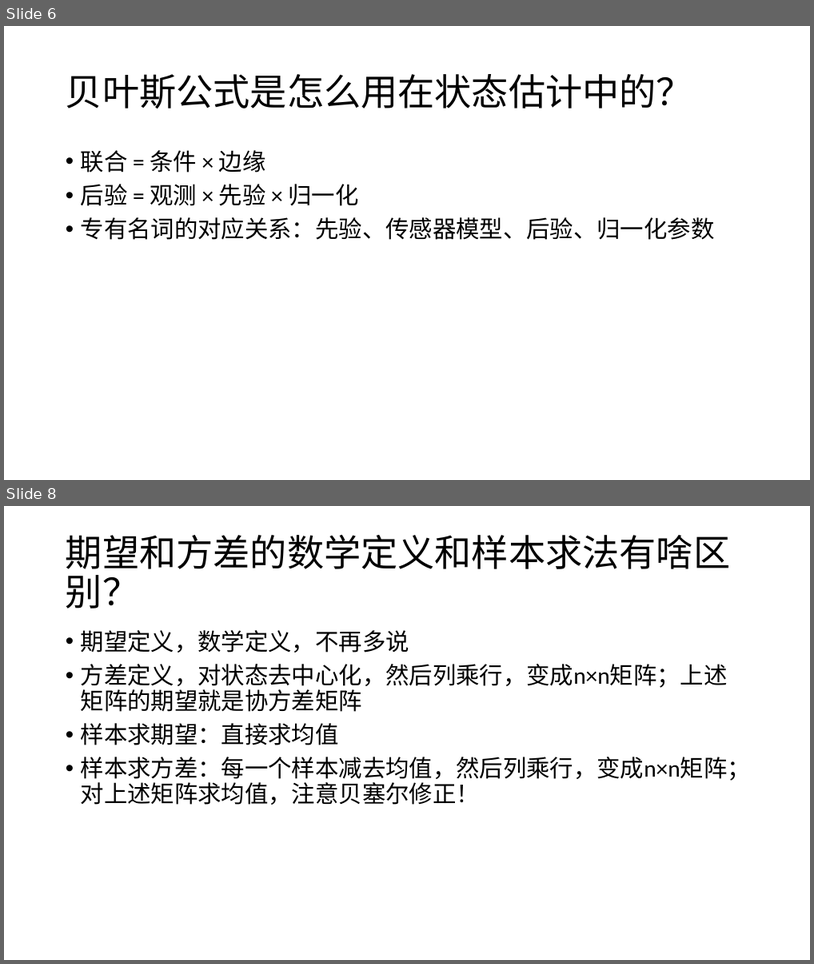
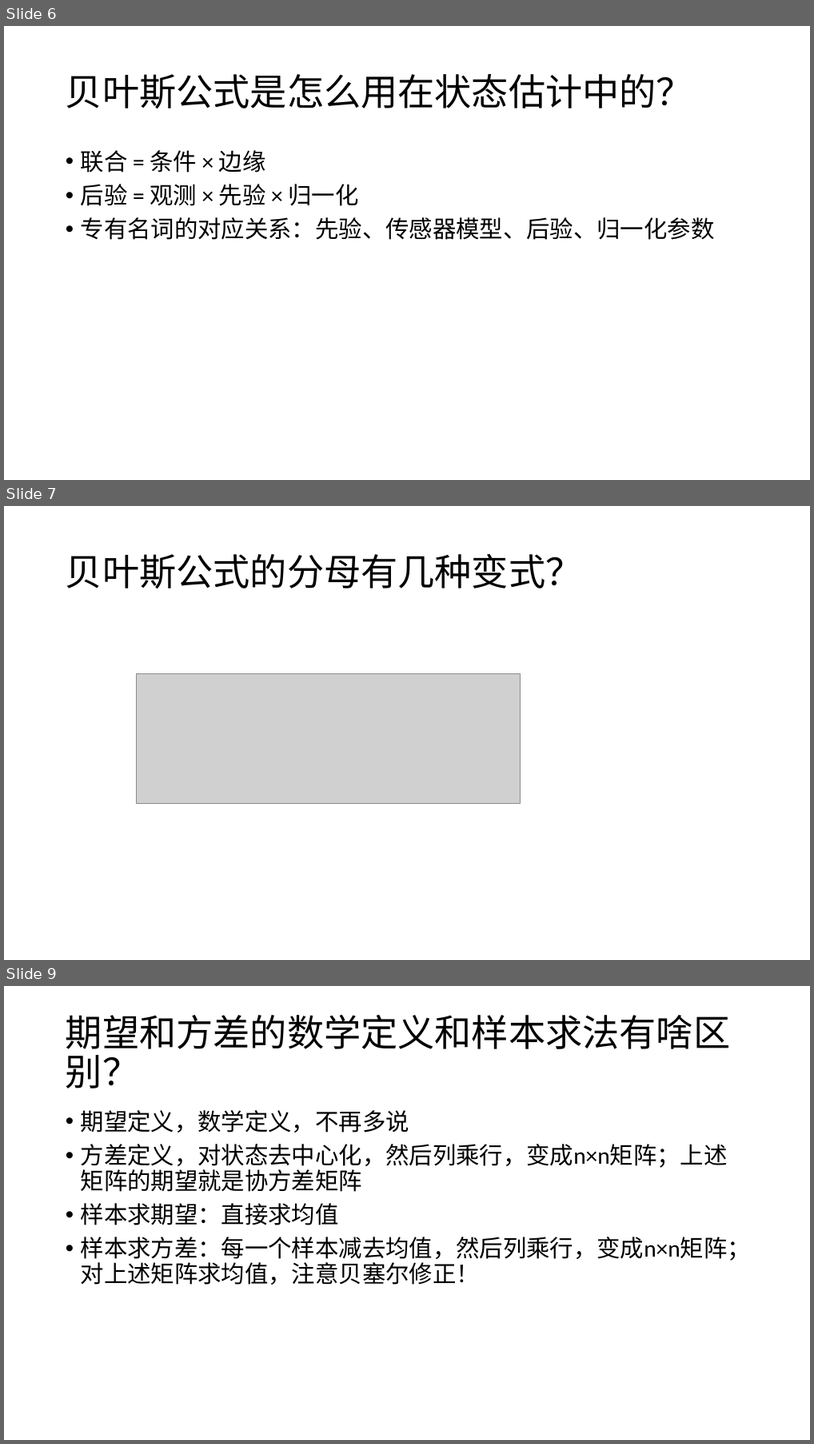
Before and after one commit to CR7dongfeng/State-Estimation, a slide deck: 问题检索清单.pptx. Shown one above the other, each under a label of ours: slides 6 and 8 before the commit, slides 6, 7 and 9 after it; the slides between them are not shown. The pictures are 814x964 and 814x1444 pixels, drawn with LibreOffice and Linux fonts; fonts in the diff are those of the drawing; grey boxes stand for pictures. Boxes give left, top, right and bottom in pixels: in the first picture for what was removed or moved away, otherwise in the second. Text is boxed around its words. In the diff, an @@ line names an element or a change of style, - is before the commit and + after.

```diff
--- a/问题检索清单.pptx
+++ b/问题检索清单.pptx
@@ slide 7 added at <box>4,506,810,960</box>, background #FFFFFF @@
@@ title added at <box>66,554,583,588</box>, 44 pt, text #000000 @@
+贝叶斯公式的分母有几种变式？
@@ picture added at <box>137,673,521,804</box> @@
@@ what was slide 8 is now slide 9 @@
```
Also in this commit, not shown: 5 slides changed, 5 other slides added.
